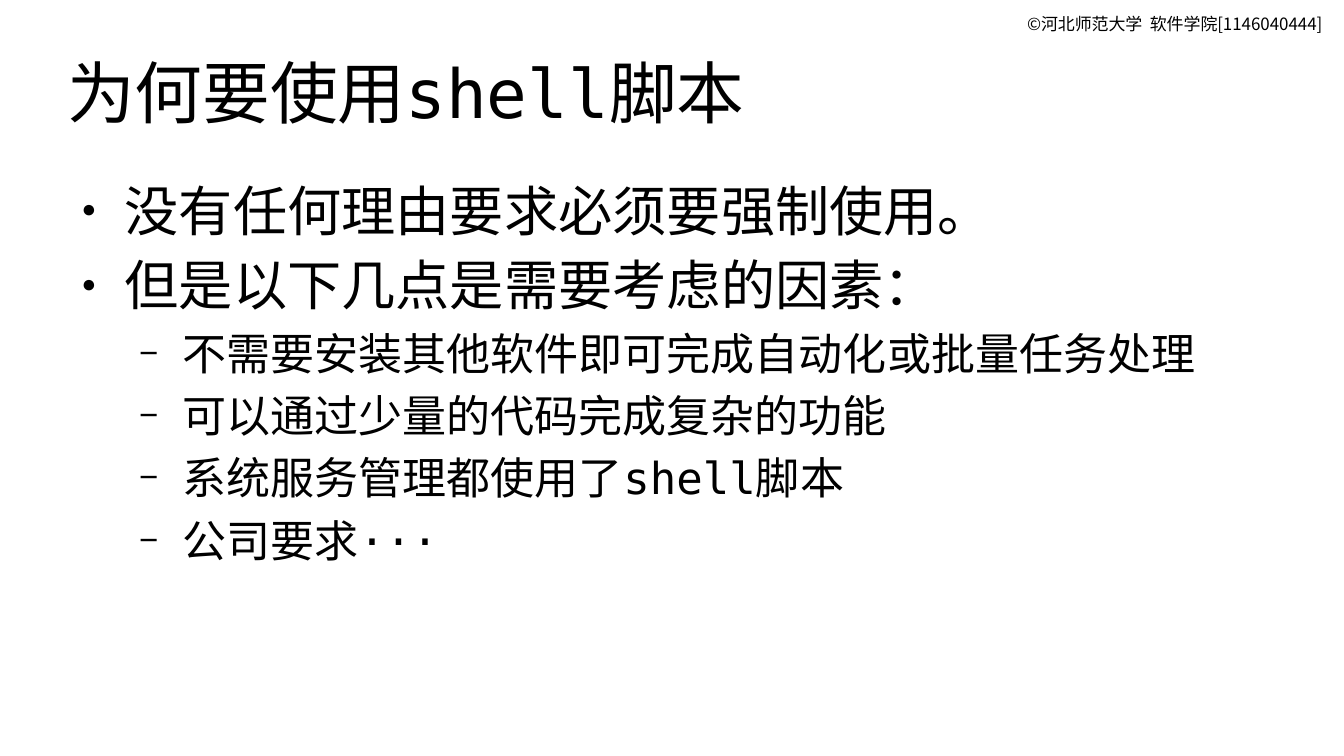
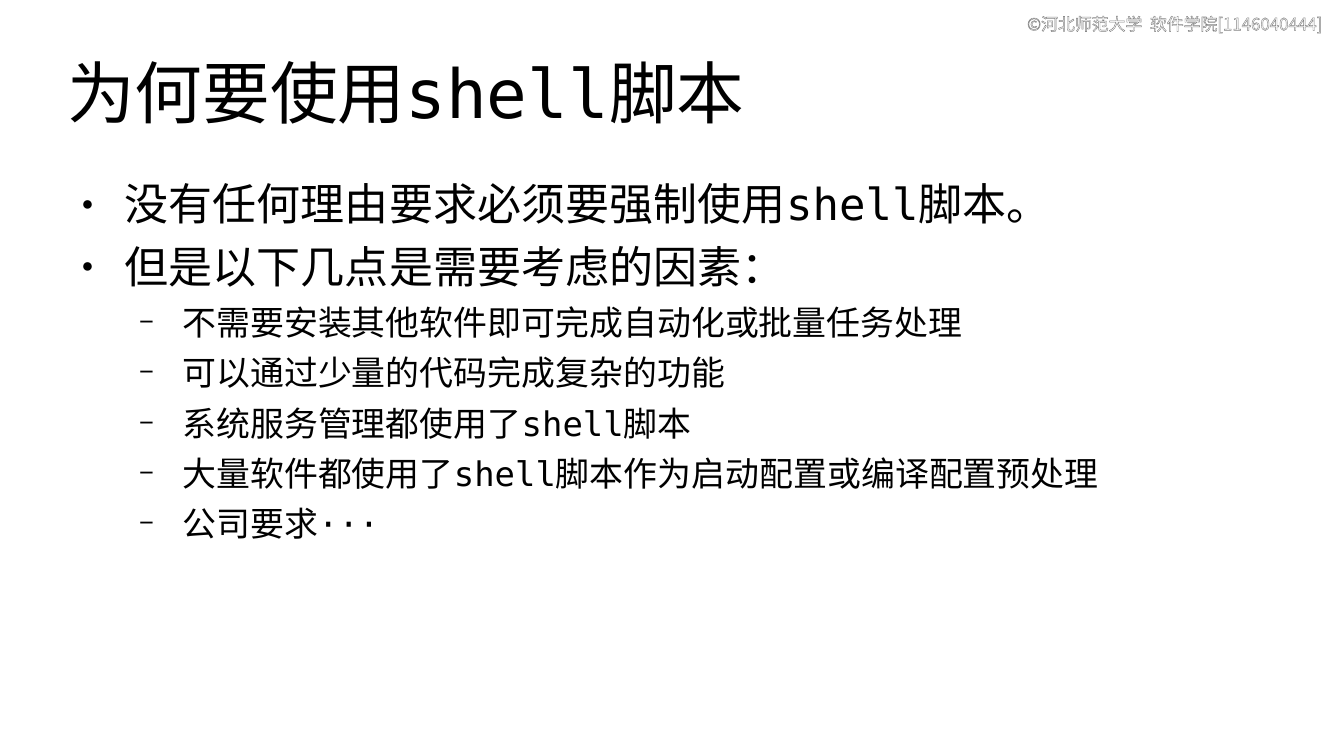
Before and after one commit to master-genius/linux-system, a slide deck: slide 5 of materials/slides/ch11-shell-script.odp (slide 4 before the commit). Drawn at 1344x756 pixels with LibreOffice and Linux fonts; fonts in the diff are those of the drawing. Boxes give left, top, right and bottom in pixels: in the first picture for what was removed or moved away, otherwise in the second. Text is boxed around its words. In the diff, an @@ line names an element or a change of style, - is before the commit and + after.

```diff
--- a/materials/slides/ch11-shell-script.odp
+++ b/materials/slides/ch11-shell-script.odp
@@ text "©河北师范大学 软件学院[1146040444]" at (x1=1027, y1=16, x2=1322, y2=34): text colour #000000 to #FFFFFF, letter outline none to #808080 0.75 pt @@
@@ text at (x1=125, y1=183, x2=1051, y2=224): text changed; size 32 to 26 pt @@
-● 没有任何理由要求必须要强制使用。
+● 没有任何理由要求必须要强制使用shell脚本。
@@ text at (x1=125, y1=246, x2=962, y2=539): size 32 to 26 pt in "但是以下几点是需要考虑的因素："; size 26 to 20 pt in "不需要安装其他软件即可完成自动化或批量任务处理", "可以通过少量的代码完成复杂的功能", "系统服务管理都使用了shell脚本", "公司要求···" @@
@@ text at (x1=182, y1=457, x2=1098, y2=489): paragraph added @@
+  − 大量软件都使用了shell脚本作为启动配置或编译配置预处理
```
Also in this commit, not shown: 18 other slides changed, 16 slides added, 3 other files.
